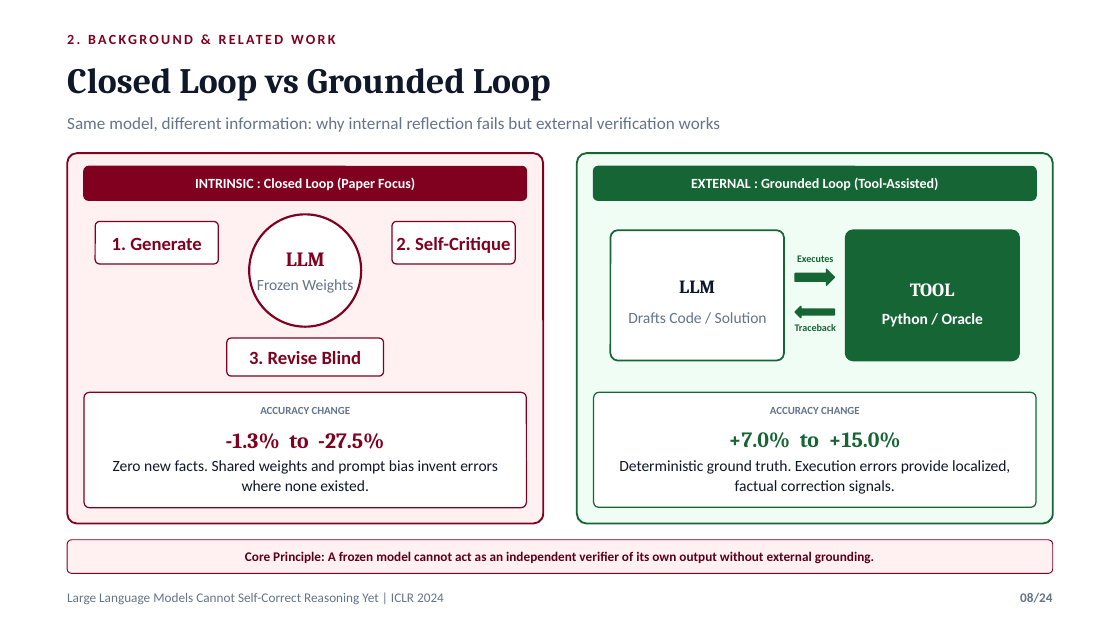
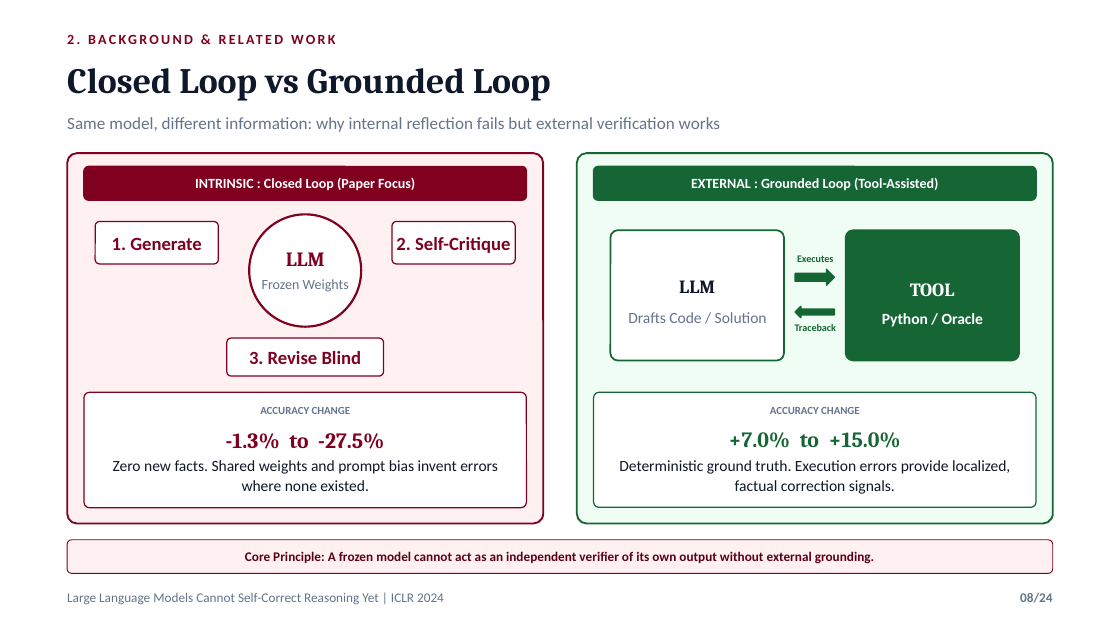
Before and after one commit to nafiskabbo/presentation, a slide deck: slide 8 of output/LLM_Self_Correction_ICLR2024_Group_Presentation-final.pptx. Drawn at 1120x630 pixels with LibreOffice and Linux fonts; fonts in the diff are those of the drawing. Boxes give left, top, right and bottom in pixels: in the first picture for what was removed or moved away, otherwise in the second. Text is boxed around its words. In the diff, an @@ line names an element or a change of style, - is before the commit and + after.

```diff
--- a/output/LLM_Self_Correction_ICLR2024_Group_Presentation-final.pptx
+++ b/output/LLM_Self_Correction_ICLR2024_Group_Presentation-final.pptx
@@ text "Frozen Weights" at box(262, 279, 349, 292): size 10 to 9 pt @@
```
Also in this commit, not shown: 1 other slide changed, 9 other files.
